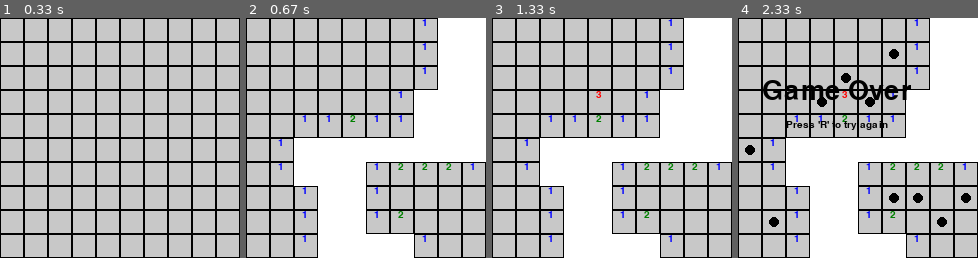
Above: before the commit, frames 1-4 (left to right).
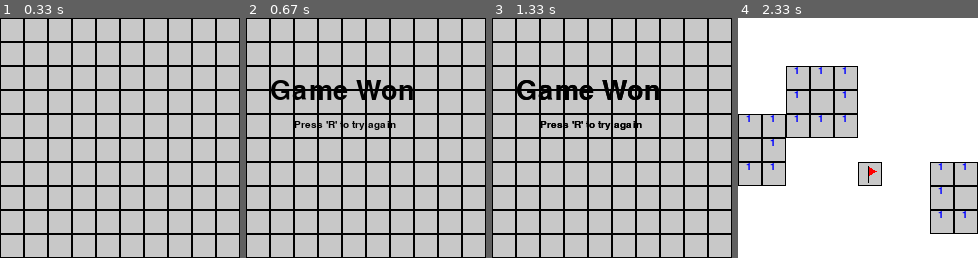
Above: after the commit, the same moments.

Repository: JasonMerit/Mini_projects
Game: pygame game, started from Thomas.py
The game is run twice, just before and just after one commit, with the same random seed, the same clock (stepped at 60 frames per second) and the same inputs.
Inputs (mouse positions are in pixels of both pictures, inside the frame that each line leads up to):
- Up to frame 1 (0.33 s): no input
- Up to frame 2 (0.67 s): click (366, 138) at 0.38 s
- Up to frame 3 (1.33 s): click (588, 90) at 0.83 s, where only the run after the commit has a clickable "Game Won"; move the mouse to (698, 222) at 1.13 s
- Up to frame 4 (2.33 s): click (944, 222) at 1.42 s; move the mouse to (860, 162) at 1.83 s; right-click (860, 162) at 2.18 s

Frame 1 is identical in both runs. In frame 2, 34% of the frame differs, in the area x 10-100%, y 0-100%; in frame 3, 34%; in frame 4, 49%, in the area x 0-100%, y 0-100%.

Commit message:
Game over screens and flagging

Diff:
--- a/Thomas.py
+++ b/Thomas.py
@@ -7,7 +7,7 @@
 
 
 #class MineSweeper():
-W, H, M = 10, 10, 10
+W, H, M = 10, 10, 3
 np.random.seed(0)
 
 dir_x = [1, 1, 0,-1,-1,-1, 0, 1]
@@ -46,9 +46,15 @@
 
 			# Draw number
 			n = player[y, x]
-			if n == 0:
+			if n == 0:  # Empty
 				rect = pg.Rect(x*size, y*size, size, size)
-				pg.draw.rect(screen, WHITE, rect, size)
+				pg.draw.rect(screen, WHITE, rect, 0)
+			elif n == -1:  # Flag
+				xs, ys = x * size, y * size
+				points=[(xs + 10, ys + 4), (xs + 18, ys + 9), (xs + 10, ys + 14)]  # Flag
+				pg.draw.polygon(screen, colors[2], points)
+				pg.draw.line(screen, BLACK, (xs + 10, ys + 4), (xs + 10, ys + 20))  # Pole
+
 			elif n > 0:
 				txt = font2.render(str(n), 1, colors[n-1])
 				screen.blit(txt, (8 + x * size, y * size))
@@ -58,6 +64,15 @@
 
 def game_over_txt():
 	txt = font1.render("Game Over", 1, BLACK)
+	screen.blit(txt, (W * size / 10, H / 4 * size))
+
+	txt = font2.render("Press 'R' to try again", 1, BLACK)
+	screen.blit(txt, (W * size / 10 + size, H * 3 / 7 * size))
+
+	pg.display.flip()
+
+def game_won_txt():
+	txt = font1.render("Game Won", 1, BLACK)
 	screen.blit(txt, (W * size / 10, H / 4 * size))
 
 	txt = font2.render("Press 'R' to try again", 1, BLACK)
@@ -71,6 +86,13 @@
 		pg.draw.circle(screen, BLACK, ((x + 0.5) * size, (y + 0.5) * size), 5)
 
 	pg.display.flip()
+
+# def show_all():
+# 	for x in range(W):
+# 		for y in range(H):
+# 			pg.draw.circle(screen, BLACK, ((x + 0.5) * size, (y + 0.5) * size), 5)
+
+# 	pg.display.flip()
 
 
 # ------------ Game logic -------------------
@@ -113,28 +135,6 @@
 	Y[mines == 1] = -1 # Set mine occupied squares to -1
 
 	return Y
-
-
-
-def sweep(point):
-	# @Params: point (y, x)
-	# Updates player following
-	# - Positive, then only updates that number
-	# - Negative, GAMEOVER
-	# - 0, flood all 0s and adjacent numbers
-	# @Returns False if game over
-
-	v = grid[point]
-	print(v)
-	if v == -1:
-		return False
-
-	if v == 0:  # Picked empty
-		reveal(point)
-	else:
-		player[point] = v
-
-	return True
 
 def reveal(point):
 	# @Returns truth table of revealed area from point
@@ -166,9 +166,46 @@
 	# Return A and execute rest outside to avoid out of scope referencing of player and grid
 	np.copyto(player, grid, where=A)  # Copy over where appropiate
 
-def game_over():
-	game_over_txt()
-	show_mines()
+
+def sweep(point: tuple):
+	"""
+	@Params: point (y, x)
+	@Returns False if game over
+	Updates player following
+	- Positive, then only updates that number
+	- Negative, GAMEOVER
+	- 0, flood all 0s and adjacent numbers
+	"""
+
+	v = grid[point]
+	if v == -1:
+		return False
+
+	if v == 0:  # Picked empty
+		reveal(point)
+		# Actually do the update here
+	else:
+		player[point] = v
+
+	return True
+
+def flag(point: tuple):
+	if player[point] > 0: return
+	player[point] = -1 if player[point] != -1 else -2
+
+
+def game_over(win=False):
+	if win:
+		game_won_txt()
+		#show_all()
+	else:
+		game_over_txt()
+		show_mines()
+
+def is_won():
+	# Determine if game won by all numbers (non-mines) uncovered
+	A = player >= 0
+	return np.all(A != mines)
 
 # ----- Input handling -----
 
@@ -192,16 +229,23 @@
 			pass
 
 	elif event.type == pg.MOUSEBUTTONDOWN and not is_game_over:
+		pos = pg.mouse.get_pos()
+		point = np.array(pos)[::-1] // size  # Flip and map to grid
 		if event.button == 1:
-			pos = pg.mouse.get_pos()
-			point = np.array(pos)[::-1] // size  # Flip and map to grid
 			if not sweep(tuple(point)):
 				is_game_over = True
 				game_over()
+
 			else:
-				draw()
-		elif event.button == 3:
-			pass # Flag???
+				if is_won():
+					game_over(True)
+				else:
+					draw()
+
+
+		elif event.button == 3:  # Right click to flag
+			flag(tuple(point))
+			draw()
 
 mines, grid, player = restart()
 is_game_over = False
--- a/test.py
+++ b/test.py
@@ -1,8 +1,9 @@
 import pyautogui, sys
 import numpy as np
 
-A = indices = np.indices((10, 10)).T[:,:,[1, 0]]  # Create indices for extraction later
-B = indices = np.indices((10, 10)).T  # Create indices for extraction later
-print(A.shape)
-print(B.shape)
-print(np.array_equal(A, B))
+A = [[True, True, True]]
+B = [[True,True,True]]
+A = A == True
+B = B == True
+
+print(A == B)
